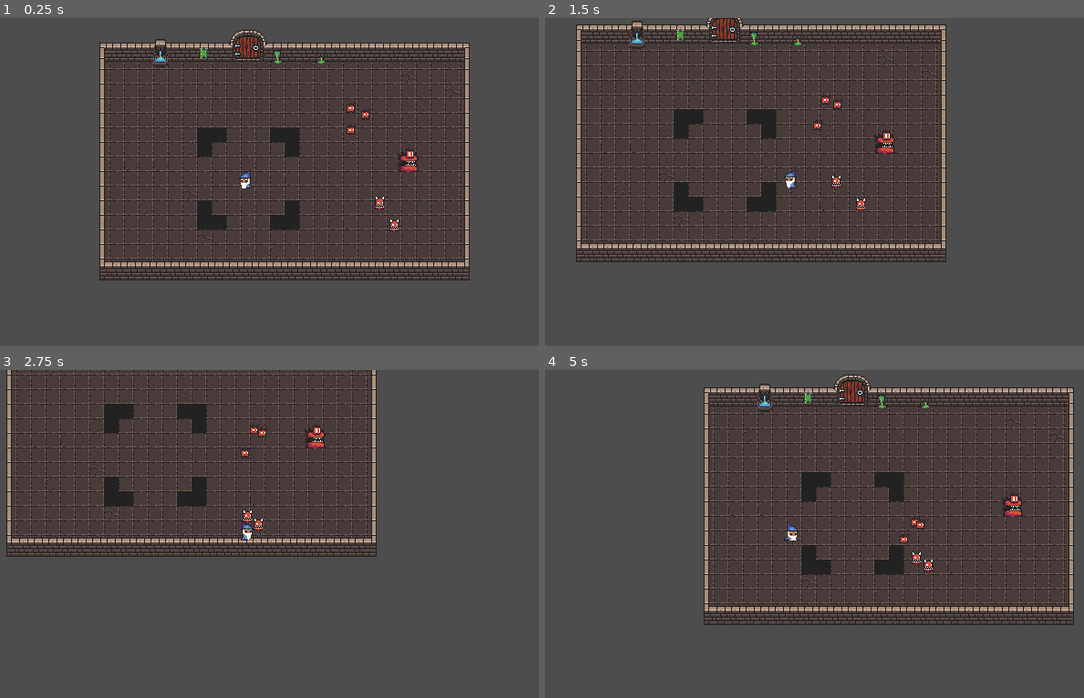
Above: before the commit, frames 1-4 (two rows, left to right).
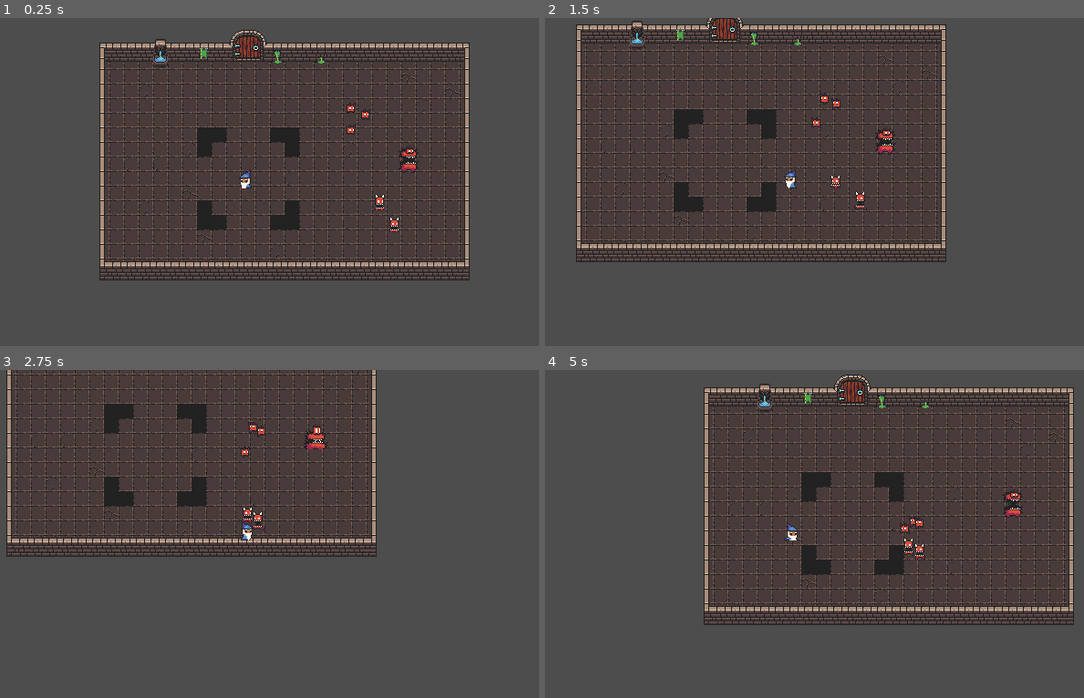
Above: after the commit, the same moments.

Repository: bloyot/arena-roguelike-prototype
Game: Godot game, scene res://scenes/test.tscn
Two runs of this game, one before a commit and one after it. Both use one fixed random seed, a clock stepped at 60 frames per second and the inputs below.
Inputs (mouse positions are in pixels of both pictures, inside the frame that each line leads up to):
- Up to frame 1 (0.25 s): no input
- Up to frame 2 (1.5 s): move the mouse to (922, 165) at 0.52 s; hold D (move_right) 0.53-1.28 s; click (922, 165) at 0.6 s; move the mouse to (674, 198) at 1.27 s; hold S (move_down) from 1.28 s (still down); tap Q (ability_2) at 1.35 s
- Up to frame 3 (2.75 s): move the mouse to (307, 461) at 2.02 s; release S (move_down) at 2.03 s; hold D (move_right) from 2.03 s (still down); tap E (ability_3) at 2.1 s
- Up to frame 4 (5 s): move the mouse to (765, 599) at 2.77 s; release D (move_right) at 2.78 s; hold W (move_up) 2.78-3.53 s; tap Space (ability_4) at 2.85 s; move the mouse to (970, 583) at 3.52 s; hold A (move_left) from 3.53 s (still down); click (970, 583) at 3.6 s; move the mouse to (895, 511) at 4.27 s; tap Q (ability_2) at 4.35 s

The runs differ from the first frame. In frame 1, 0.3% of the frame differs, in the area x 69-78%, y 38-66%; in frame 2, 0.4%; in frame 3, 0.4%; in frame 4, 0.6%, in the area x 65-89%, y 36-62%.
Error in both runs: Invalid access of index '1' on a base object of type: 'Array[Ability]'. (res://scripts/ability/ability_system.gd:18)

Commit message:
enemies now use facing

Diff:
--- a/scenes/enemy/big_demon.tscn
+++ b/scenes/enemy/big_demon.tscn
@@ -16,6 +16,8 @@
 contact_tick_rate_s = 0.2
 move_speed = 15.0
 aggro_range = 100.0
+hit_stun_time = 0.3
+hit_flash_time = 0.1
 
 [node name="CollisionShape2D" type="CollisionShape2D" parent="."]
 position = Vector2(0, 1)
@@ -24,7 +26,8 @@
 [node name="AnimatedSprite2D" type="AnimatedSprite2D" parent="."]
 material = ExtResource("2_kquk8")
 sprite_frames = ExtResource("2_xn5fc")
-animation = &"run"
+animation = &"idle"
+autoplay = "idle"
 metadata/_edit_lock_ = true
 
 [node name="Hitbox" type="Area2D" parent="."]
--- a/scenes/enemy/chort.tscn
+++ b/scenes/enemy/chort.tscn
@@ -17,6 +17,8 @@
 contact_tick_rate_s = 0.2
 move_speed = 45.0
 aggro_range = 100.0
+hit_stun_time = 0.3
+hit_flash_time = 0.1
 
 [node name="CollisionShape2D" type="CollisionShape2D" parent="."]
 position = Vector2(0, 1)
@@ -26,7 +28,8 @@
 material = ExtResource("2_wqtgy")
 sprite_frames = ExtResource("1_vt4oo")
 animation = &"run"
-frame_progress = 0.59089625
+autoplay = "idle"
+frame_progress = 0.63374925
 metadata/_edit_lock_ = true
 
 [node name="Hitbox" type="Area2D" parent="."]
--- a/scenes/enemy/imp.tscn
+++ b/scenes/enemy/imp.tscn
@@ -32,7 +32,6 @@
 sprite_frames = ExtResource("1_arkg0")
 animation = &"idle"
 autoplay = "idle"
-frame_progress = 0.40733263
 
 [node name="Hitbox" type="Area2D" parent="."]
 collision_layer = 4
--- a/scripts/enemy/enemy.gd
+++ b/scripts/enemy/enemy.gd
@@ -53,11 +53,13 @@
 
 	if !aggrod and player.global_position.distance_to(global_position) < aggro_range:
 		aggrod = true
+		sprite.play("run")
 
 	if aggrod:
 		navigation_agent.target_position = player.global_position
 		var next_position: Vector2 = navigation_agent.get_next_path_position()
 		velocity = (next_position - global_position).normalized() * move_speed
+		set_facing()
 
 	if !is_hit_stun:
 		move_and_slide()
@@ -81,6 +83,9 @@
 	damage_text.position.y -= 10
 	damage_text.scale = Vector2(.5, .5)
 	damage_text._initialize(DamageText.TEXT_TYPE.DAMAGE, str(damage))
+
+func set_facing() -> void:
+	sprite.flip_h = true if player.position.x < position.x else false
 
 func hit_flash() -> void:
 	sprite.material.set("shader_parameter/active", true)
Not shown: 1 places in assets/tiles.tres that only renumber resources
Not shown: 1 places in scenes/enemy/imp.tscn that only renumber resources
